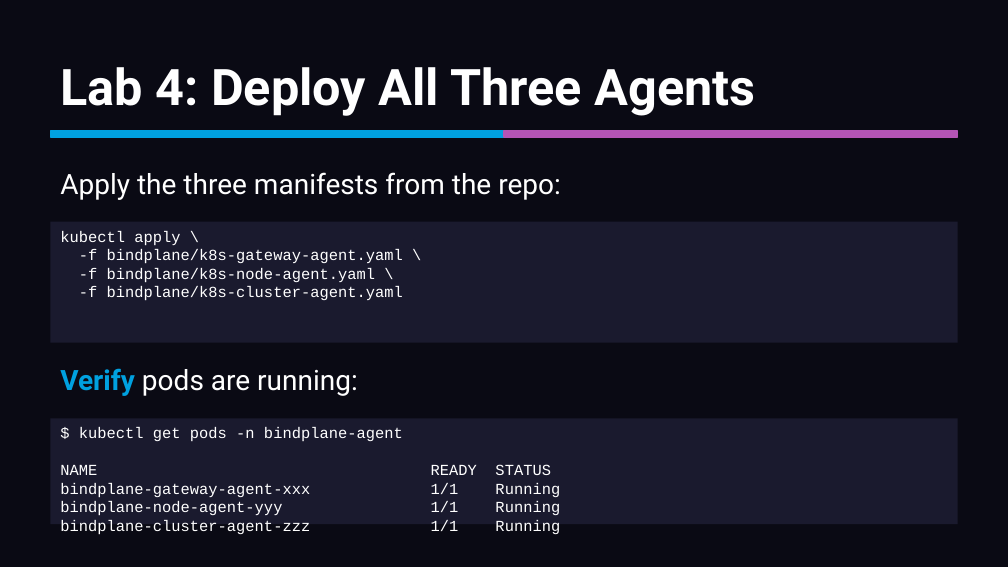
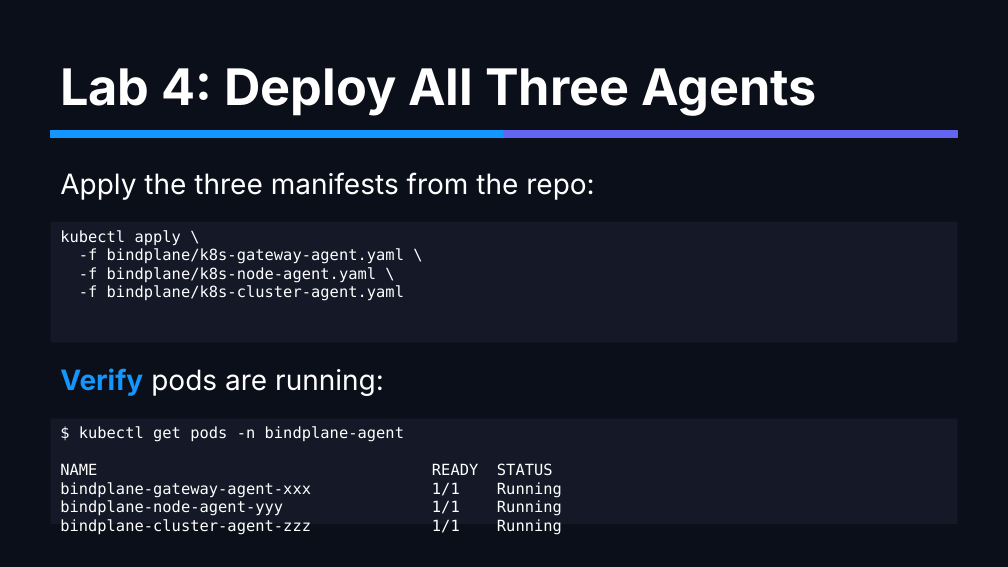
Before and after one commit to mreider/astroshop-bindplane-labs, a slide deck: slide 35 of docs/bindplane-primer/bindplane-primer.pptx. Drawn at 1008x567 pixels with LibreOffice and Linux fonts; fonts in the diff are those of the drawing. Boxes give left, top, right and bottom in pixels: in the first picture for what was removed or moved away, otherwise in the second. Text is boxed around its words. In the diff, an @@ line names an element or a change of style, - is before the commit and + after.

```diff
--- a/docs/bindplane-primer/bindplane-primer.pptx
+++ b/docs/bindplane-primer/bindplane-primer.pptx
@@ background #0A0A14 to #0B0F1A @@
@@ text "Lab 4: Deploy All Three ..." at box(60, 68, 817, 116): font Roboto to Inter @@
@@ rectangle at box(50, 131, 504, 137): fill #00A1E0 to #1496FF; outline #00A1E0 1 pt to #1496FF 1 pt @@
@@ rectangle at box(504, 131, 958, 137): fill #B455B6 to #6366F1; outline #B455B6 1 pt to #6366F1 1 pt @@
@@ text "Apply the three manifests from ..." at box(60, 172, 595, 200): font Roboto to Inter @@
@@ rectangle "kubectl apply \" at box(50, 222, 958, 343): font Courier New to DejaVu Sans Mono; fill #1A1A2E to #141827 @@
@@ text "Verify pods are running:" at box(60, 368, 384, 396): font Roboto to Inter; text colour #00A1E0 to #1496FF in "Verify" @@
@@ rectangle "$ kubectl get pods -n ..." at box(50, 418, 958, 524): font Courier New to DejaVu Sans Mono; fill #1A1A2E to #141827 @@
```
Also in this commit, not shown: 57 other slides changed, 3 other files.
